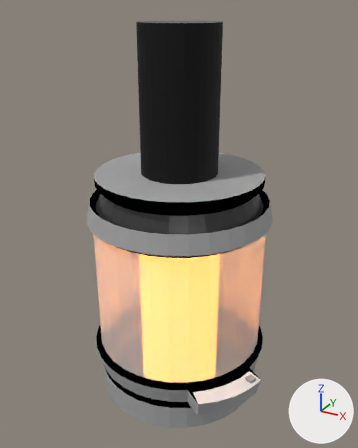
One commit to the Blender file assets/blend_files/heater.blend: the scene before it, then after it.
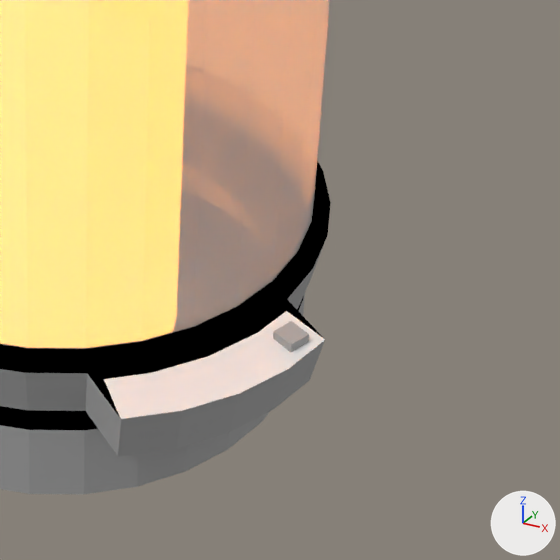
Each version appears first whole from a 50 mm lens placed at (2.97, -5.41, 5.16), pointed at (0.02, -0.05, 2.48), and next in a close-up on the part from 45% to 93% of the width and 61% to 100% of the height. Lighting does not change. The marker at lower right points along +X, +Y and +Z. The first two pictures are the older version.

The scene before the commit, as lines of its bpy script (objects in view):
```python
me_cylinder = bpy.data.meshes.new('Cylinder')
me_cylinder.from_pydata(...)  # 1175 vertices, 1111 faces; spans x -1.23..1.43, y -1.23..1.23, z -0.02..5.0
# faces by material slot: [264, 196, 64, 64, 64, 458, 1]
me_cylinder.materials.append(mat_trim)  # grey #a8a8a8
me_cylinder.materials.append(mat_base)  # dark grey #3f3f3f
me_cylinder.materials.append(mat_glass)  # white #e7e7e7
me_cylinder.materials.append(mat_element)  # brown #8c5d00, glowing orange #ff982d
me_cylinder.materials.append(mat_hookup)  # black #000000
me_cylinder.materials.append(mat_secondtrim)  # black #000000
me_cylinder.materials.append(mat_panel)  # white #e7e7e7
ob_secondtrim = bpy.data.objects.new('SecondTrim', me_cylinder)
ob_secondtrim.location = (0.0, 0.0, 0.0)
```
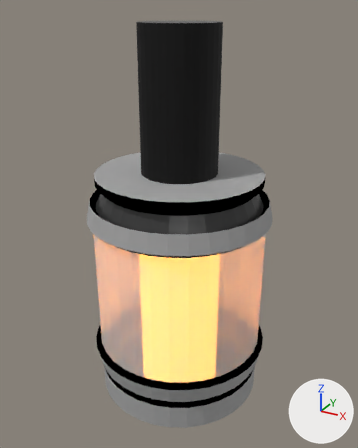
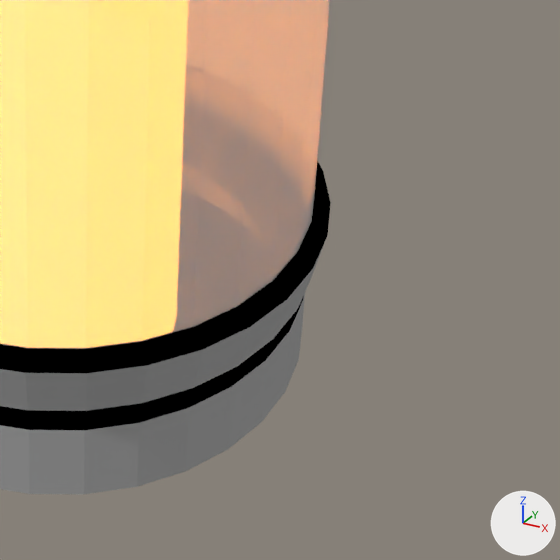
Changed parts and their boxes [x1, y1, x2, y2] in the close-ups (560 x 560 px):
part 1 of me_cylinder, deleted
    before: [273, 321, 309, 352]
part 2 of me_cylinder, cut back
    before: [85, 300, 325, 457]
    after: [85, 300, 287, 411]

What changed in the scene script:
```text
Change me_cylinder:
    used by ob_secondtrim; location = (0.0, 0.0, 0.0)
    remove me_cylinder.from_pydata(...)  # 1175 vertices, 1111 faces; spans x -1.23..1.43, y -1.23..1.23, z -0.02..5.0
    add me_cylinder.from_pydata(...)  # 1152 vertices, 1092 faces; spans x -1.23..1.23, y -1.23..1.23, z -0.02..5.0
    me_cylinder part 1: the loose piece of 8 vertices spanning x 1.25..1.38, y -0.53..-0.39, z 0.63..0.73 is deleted
    me_cylinder part 2
    15 vertices are removed from x 0.76..1.43, y -1.17..-0.31, z 0.44..0.69
    17 faces are deleted
    4 new faces join them, mat_trim (grey #a8a8a8)
    remove me_cylinder.materials.append(mat_panel)  # white #e7e7e7
```
